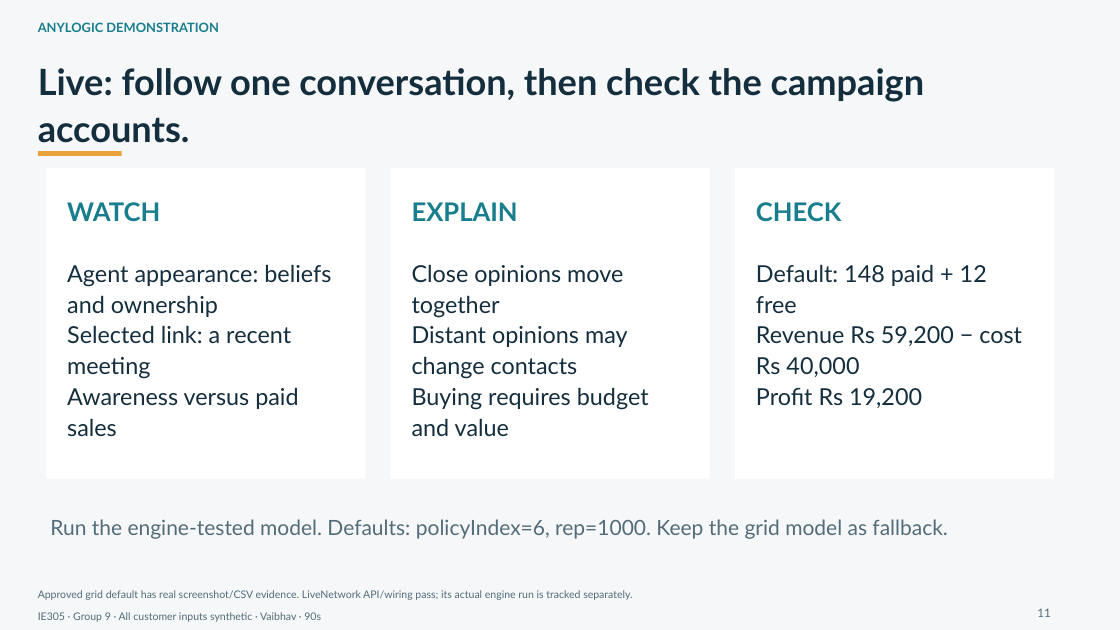
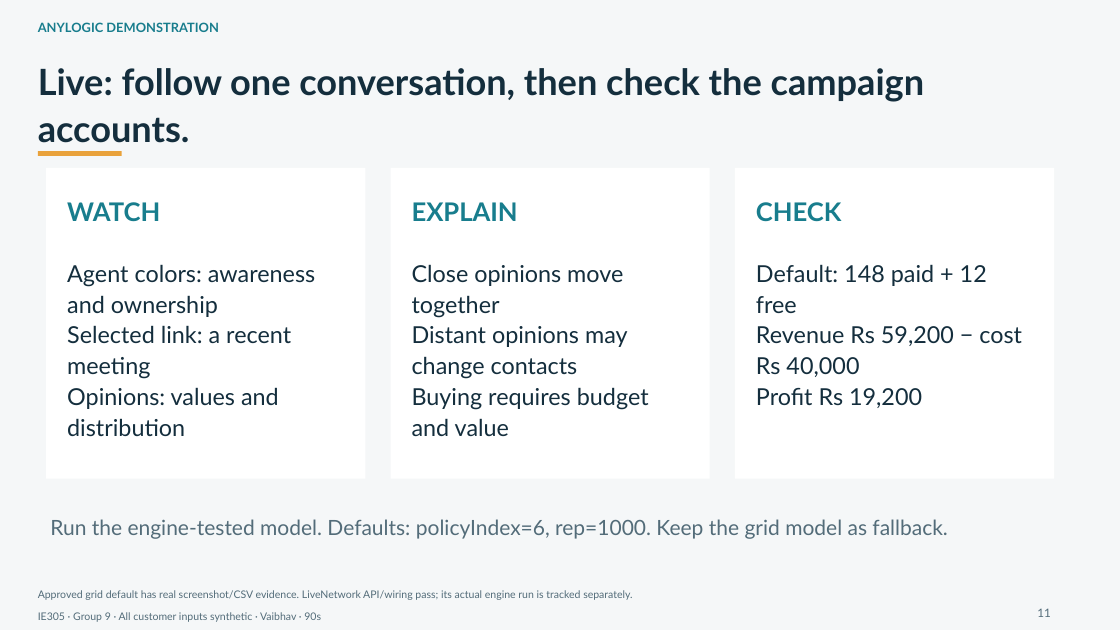
Before and after one commit to Mihir146/IE305_Social_Polarization_Group09, a slide deck: slide 11 of handoff_output/product_launch/Campus_Product_Launch.pptx. Drawn at 1120x630 pixels with LibreOffice and Linux fonts; fonts in the diff are those of the drawing. Boxes give left, top, right and bottom in pixels: in the first picture for what was removed or moved away, otherwise in the second. Text is boxed around its words. In the diff, an @@ line names an element or a change of style, - is before the commit and + after.

```diff
--- a/handoff_output/product_launch/Campus_Product_Launch.pptx
+++ b/handoff_output/product_launch/Campus_Product_Launch.pptx
@@ text at (67, 264, 315, 317): text changed @@
-Agent appearance: beliefs and ownership
+Agent colors: awareness and ownership
@@ text at (67, 387, 279, 436): text changed @@
-Awareness versus paid sales
+Opinions: values and distribution
```
Also in this commit, not shown: 42 other files.
